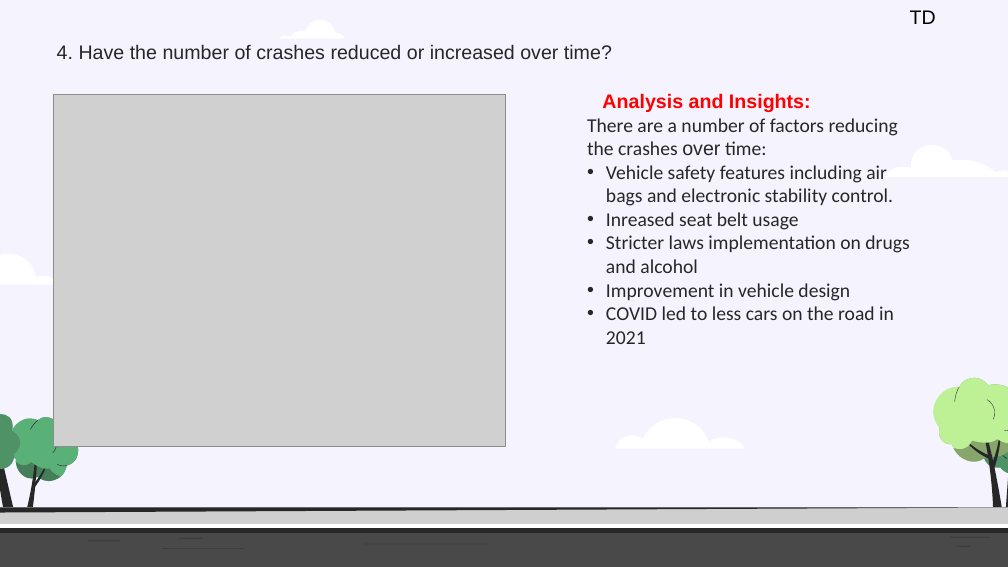
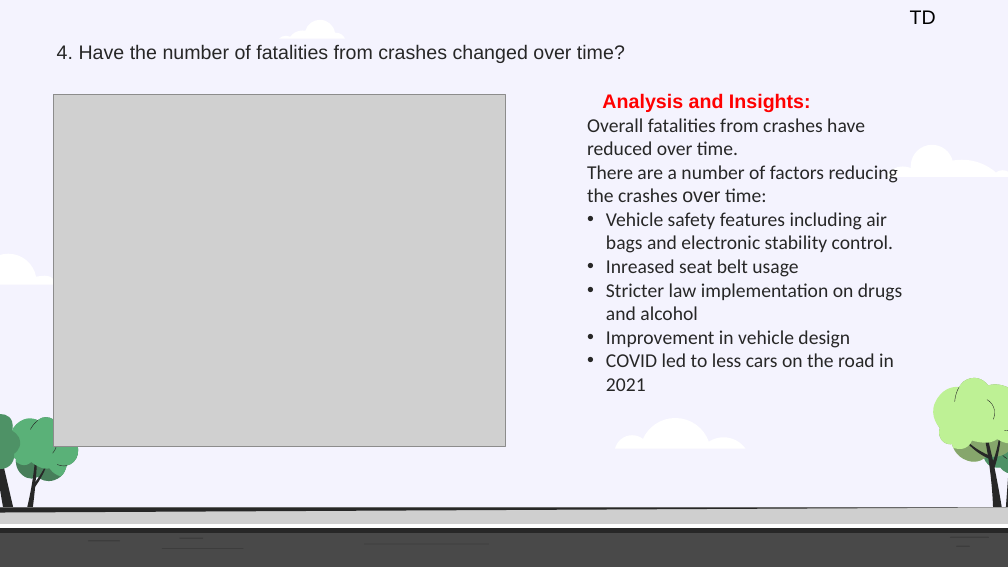
Before and after one commit to Kapedes/project-1-group-2, a slide deck: slide 7 of Insights and analysis of Crash Statistics in Australia.pptx (slide 8 before the commit). Drawn at 1008x567 pixels with LibreOffice and Linux fonts; fonts in the diff are those of the drawing; grey boxes stand for pictures. Boxes give left, top, right and bottom in pixels: in the first picture for what was removed or moved away, otherwise in the second. Text is boxed around its words. In the diff, an @@ line names an element or a change of style, - is before the commit and + after.

```diff
--- a/Insights and analysis of Crash Statistics in Australia.pptx
+++ b/Insights and analysis of Crash Statistics in Australia.pptx
@@ text at (x1=57, y1=44, x2=625, y2=63): text changed @@
-4. Have the number of crashes reduced or increased over time?
+4. Have the number of fatalities from crashes changed over time?
@@ subtitle at (x1=587, y1=118, x2=865, y2=155): paragraph added @@
+Overall fatalities from crashes have reduced over time.
@@ subtitle at (x1=606, y1=283, x2=902, y2=320): text changed @@
-• Stricter laws implementation on drugs and alcohol
+• Stricter law implementation on drugs and alcohol
```
Also in this commit, not shown: 8 other slides changed, 1 slide added, 5 other files.
